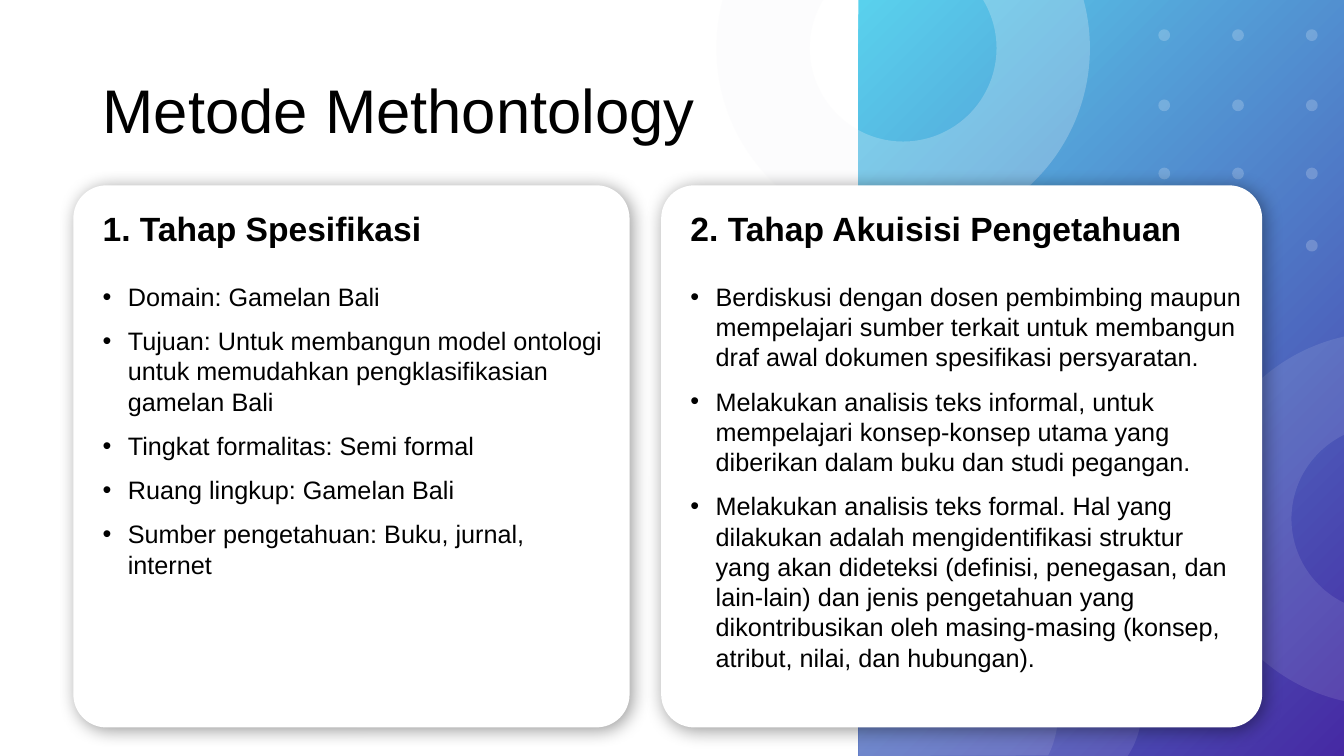
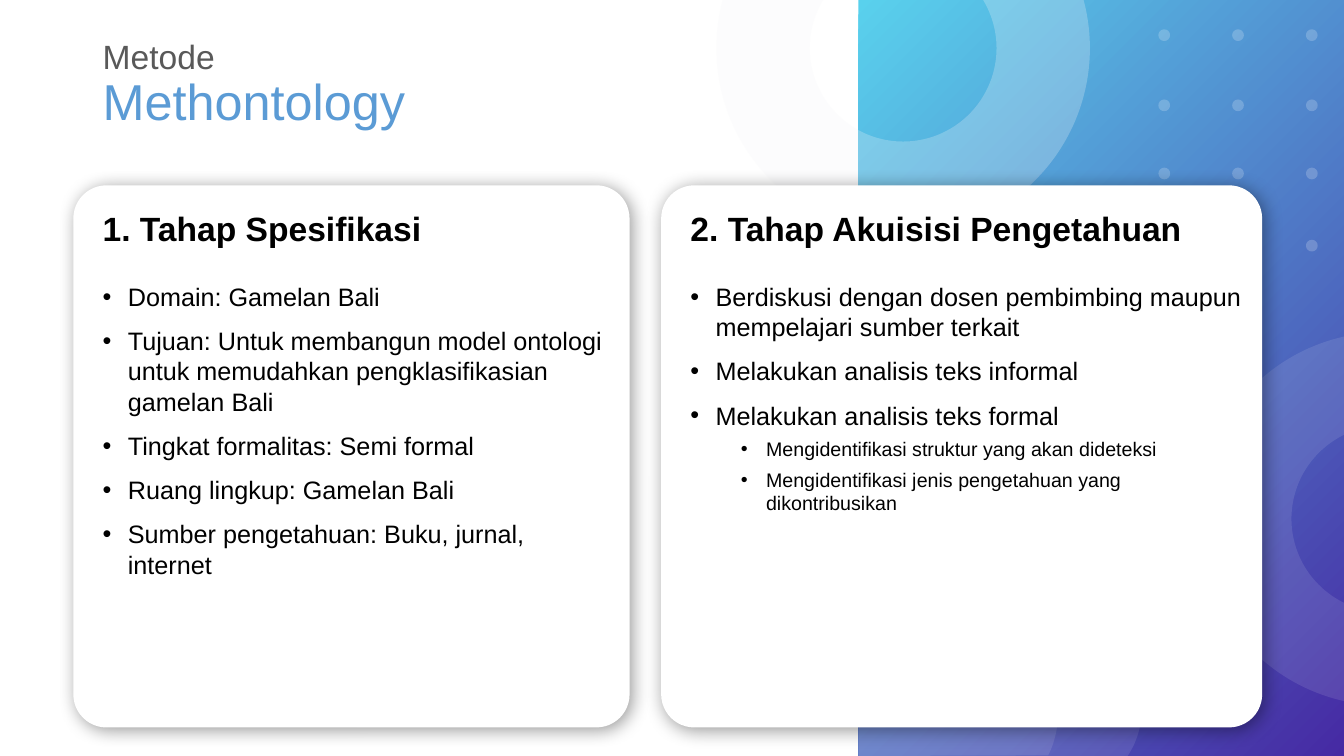
Before and after one commit to wardanacoolant/Tugas-Akhir, a slide deck: slide 20 of Hari-H Sidang/Rancangan Presentasi Skripsi.pptx (slide 19 before the commit). Drawn at 1344x756 pixels with LibreOffice and Linux fonts; fonts in the diff are those of the drawing. Boxes give left, top, right and bottom in pixels: in the first picture for what was removed or moved away, otherwise in the second. Text is boxed around its words. In the diff, an @@ line names an element or a change of style, - is before the commit and + after.

```diff
--- a/Hari-H Sidang/Rancangan Presentasi Skripsi.pptx
+++ b/Hari-H Sidang/Rancangan Presentasi Skripsi.pptx
@@ title "Metode Methontology": place and size @@
-title "Metode Methontology" at (103,88,695,145)
+title "Metode Methontology" at (103,44,405,130)
@@ title "Metode Methontology" at (103,44,405,130): size 44 to 24 pt, text colour #000000 to #595959 in "Metode"; size 44 to 36 pt, text colour #000000 to #5B9BD5 in "Methontology" @@
@@ text at (716,287,1241,511): text changed @@
-• Berdiskusi dengan dosen pembimbing maupun mempelajari sumber terkait untuk membangun draf awal dokumen spesifikasi persyaratan.
-• Melakukan analisis teks informal, untuk mempelajari konsep-konsep utama yang diberikan dalam buku dan studi pegangan.
-• Melakukan analisis teks formal. Hal yang dilakukan adalah mengidentifikasi struktur yang akan dideteksi (definisi, penegasan, dan lain-lain) dan jenis pengetahuan yang dikontribusikan oleh masing-masing (konsep, atribut, nilai, dan hubungan).
+• Berdiskusi dengan dosen pembimbing maupun mempelajari sumber terkait
+• Melakukan analisis teks informal
+• Melakukan analisis teks formal
+  • Mengidentifikasi struktur yang akan dideteksi
+  • Mengidentifikasi jenis pengetahuan yang dikontribusikan
```
Also in this commit, not shown: 31 other slides changed, 7 slides added, 1 slide removed, 6 other files.
